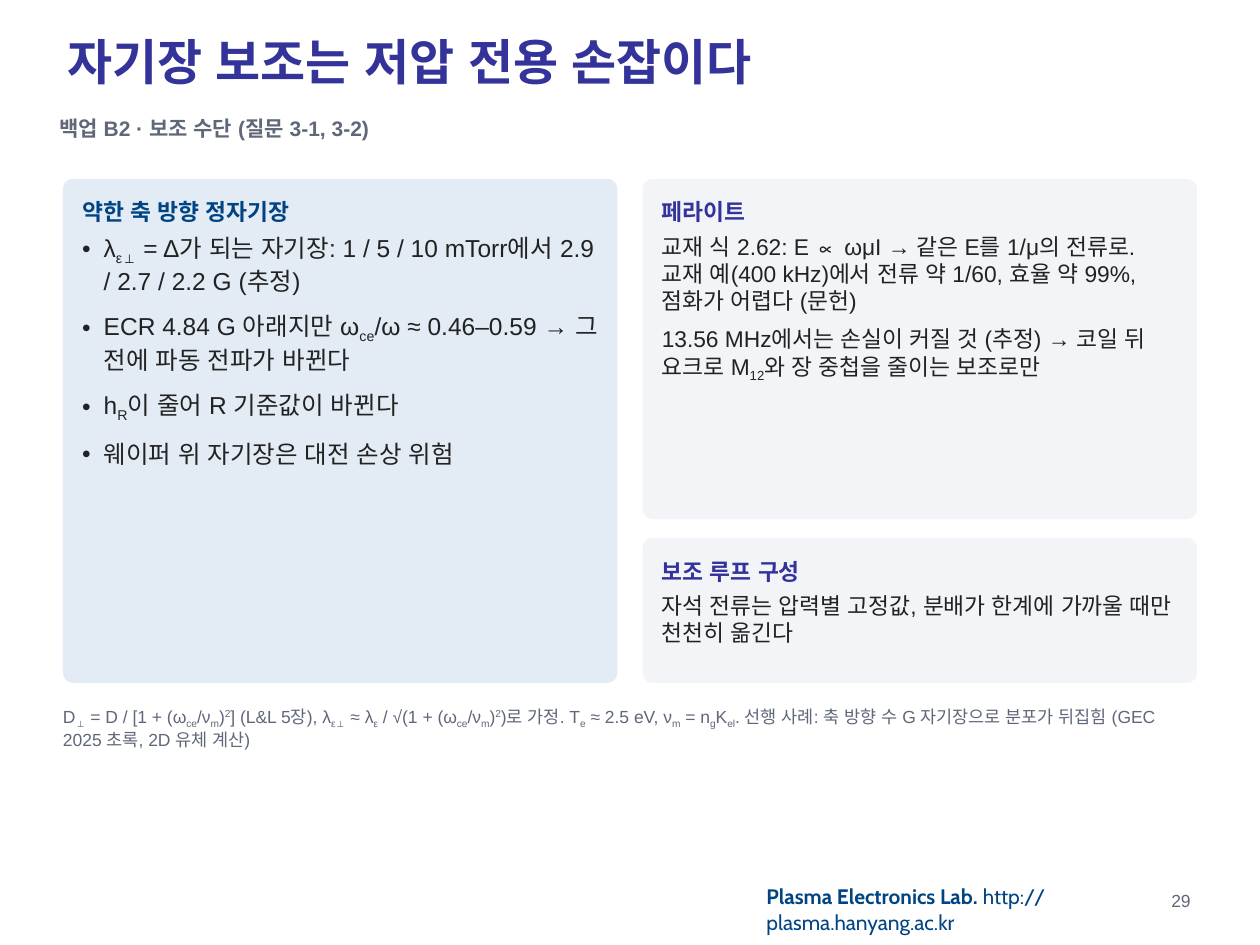
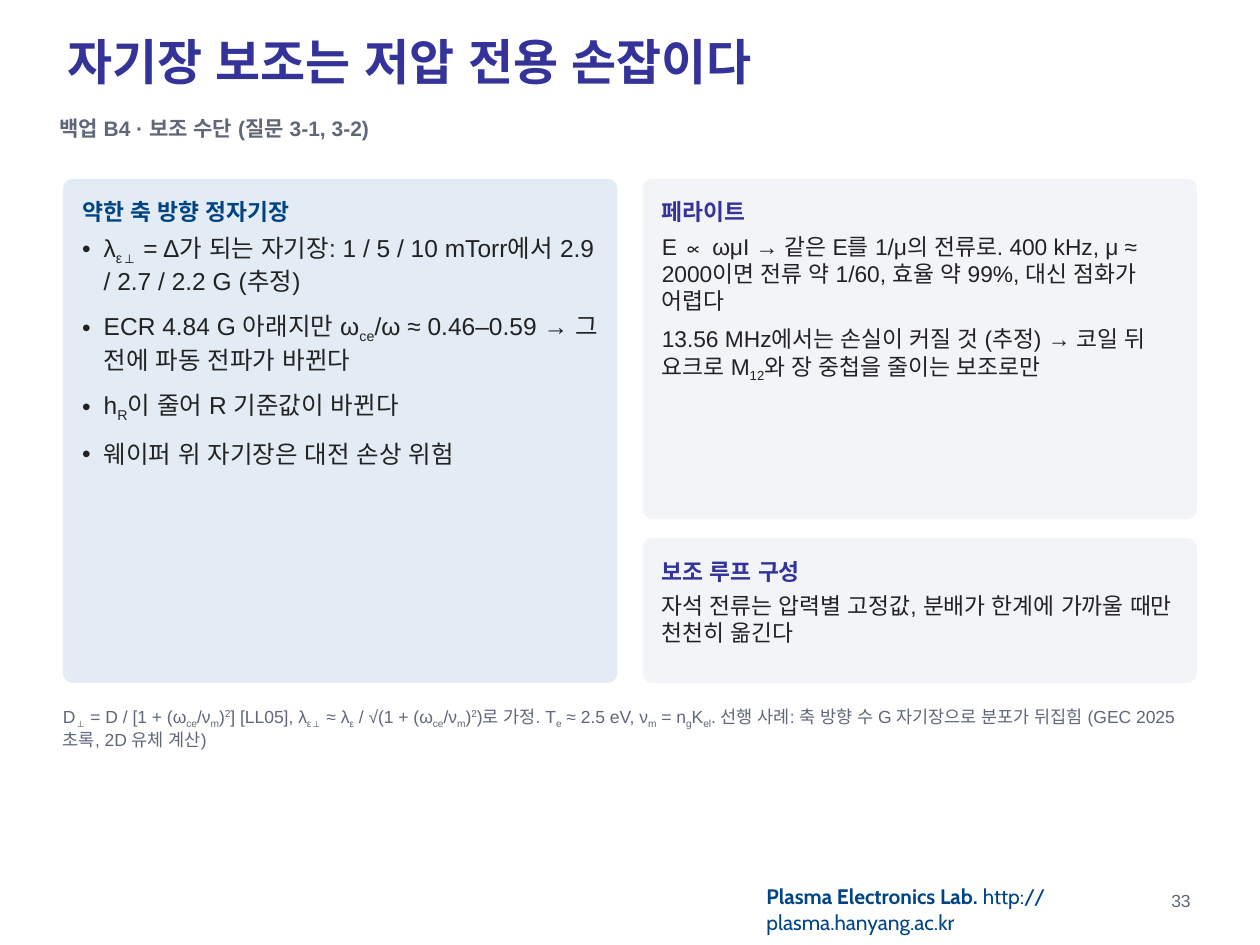
Before and after one commit to garlicjam-pyo/plasma, a slide deck: slide 33 of presentations/1차발표_최종.pptx (slide 29 before the commit). Drawn at 1260x945 pixels with LibreOffice and Linux fonts; fonts in the diff are those of the drawing; background and template pictures are left out. Boxes give left, top, right and bottom in pixels: in the first picture for what was removed or moved away, otherwise in the second. Text is boxed around its words. In the diff, an @@ line names an element or a change of style, - is before the commit and + after.

```diff
--- a/presentations/1차발표_최종.pptx
+++ b/presentations/1차발표_최종.pptx
@@ text at [59,118,369,141]: text changed @@
-백업 B2 · 보조 수단 (질문 3-1, 3-2)
+백업 B4 · 보조 수단 (질문 3-1, 3-2)
@@ text in rounded rectangle at [662,236,1137,311]: text changed @@
-교재 식 2.62: E ∝ ωμI → 같은 E를 1/μ의 전류로. 교재 예(400 kHz)에서 전류 약 1/60, 효율 약 99%, 점화가 어렵다 (문헌)
+E ∝ ωμI → 같은 E를 1/μ의 전류로. 400 kHz, μ ≈ 2000이면 전류 약 1/60, 효율 약 99%, 대신 점화가 어렵다
@@ text at [63,708,1175,750]: text changed @@
-D⊥ = D / [1 + (ωce/νm)2] (L&L 5장), λε⊥ ≈ λε / √(1 + (ωce/νm)2)로 가정. Te ≈ 2.5 eV, νm = ngKel. 선행 사례: 축 방향 수 G 자기장으로 분포가 뒤집힘 (GEC 2025 초록, 2D 유체 계산)
+D⊥ = D / [1 + (ωce/νm)2] [LL05], λε⊥ ≈ λε / √(1 + (ωce/νm)2)로 가정. Te ≈ 2.5 eV, νm = ngKel. 선행 사례: 축 방향 수 G 자기장으로 분포가 뒤집힘 (GEC 2025 초록, 2D 유체 계산)
@@ page number at [1171,895,1190,907]: text changed @@
-29
+33
```
Also in this commit, not shown: 23 other slides changed, 12 slides added, 8 slides removed, 21 other files.
